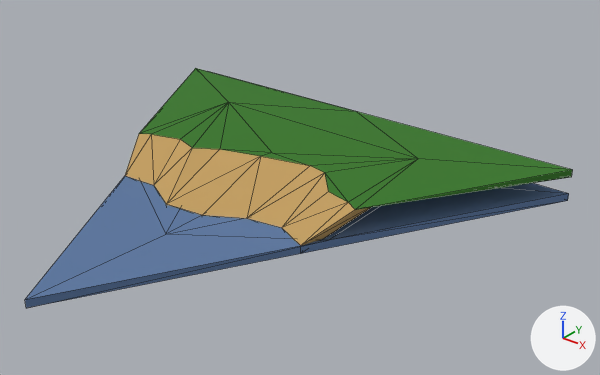
One commit to the glTF model public/assets/5.glb: the scene before it, then after it.
Rendered twice from a camera (50 mm lens) standing at (0.991, -0.57, 0.679) and looking at (0.114, 0.527, 0.0). Every picture has the same lights, and +X, +Y and +Z are marked at lower right. Mesh edges are drawn as thin lines.

Before the edit, the objects in view are built like this:
```python
me_circle_026 = bpy.data.meshes.new('Circle.026')
me_circle_026.from_pydata(...)  # 15 vertices, 24 faces; spans x -0.5..0.5, y 0.0..0.866, z 0.0..0.02
me_circle_026.materials.append(mat_water)  # blue #5c78a2
me_circle_028 = bpy.data.meshes.new('Circle.028')
me_circle_028.from_pydata(...)  # 42 vertices, 78 faces; spans x -0.5..0.5, y 0.364..0.866, z -0.05..0.02
# faces by material slot: [34, 44]
me_circle_028.materials.append(mat_ground)  # dark green #367825
me_circle_028.materials.append(mat_sand)  # orange #c39f60
ob_ground_007 = bpy.data.objects.new('ground.007', me_circle_028)
ob_ground_007.location = (0.0, 0.0, 0.01)
ob_water5 = bpy.data.objects.new('water5', me_circle_026)
ob_water5.location = (0.0, 0.0, -0.04)
```
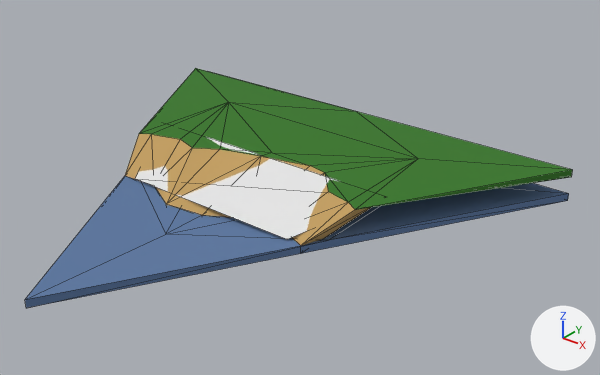
The change, as a list of edits to the scene's bpy script:
```text
Add me_plane_007:
    me_plane_007.from_pydata([(-0.195, -0.187, -0.054), (0.195, -0.187, -0.054), (-0.289, -0.024, -0.007), (0.289, -0.024, -0.007)], [], [(0, 1, 3), (0, 3, 2)])
Add ob_grass5:
    ob_grass5 = bpy.data.objects.new('grass5', me_plane_007)
    ob_grass5.location = (0.0, 0.577, 0.031)
```

Changed parts and their boxes (x1, y1, x2, y2) in the pictures (600 x 375 px):
'grass5', added
    after: (135, 136, 341, 239)
